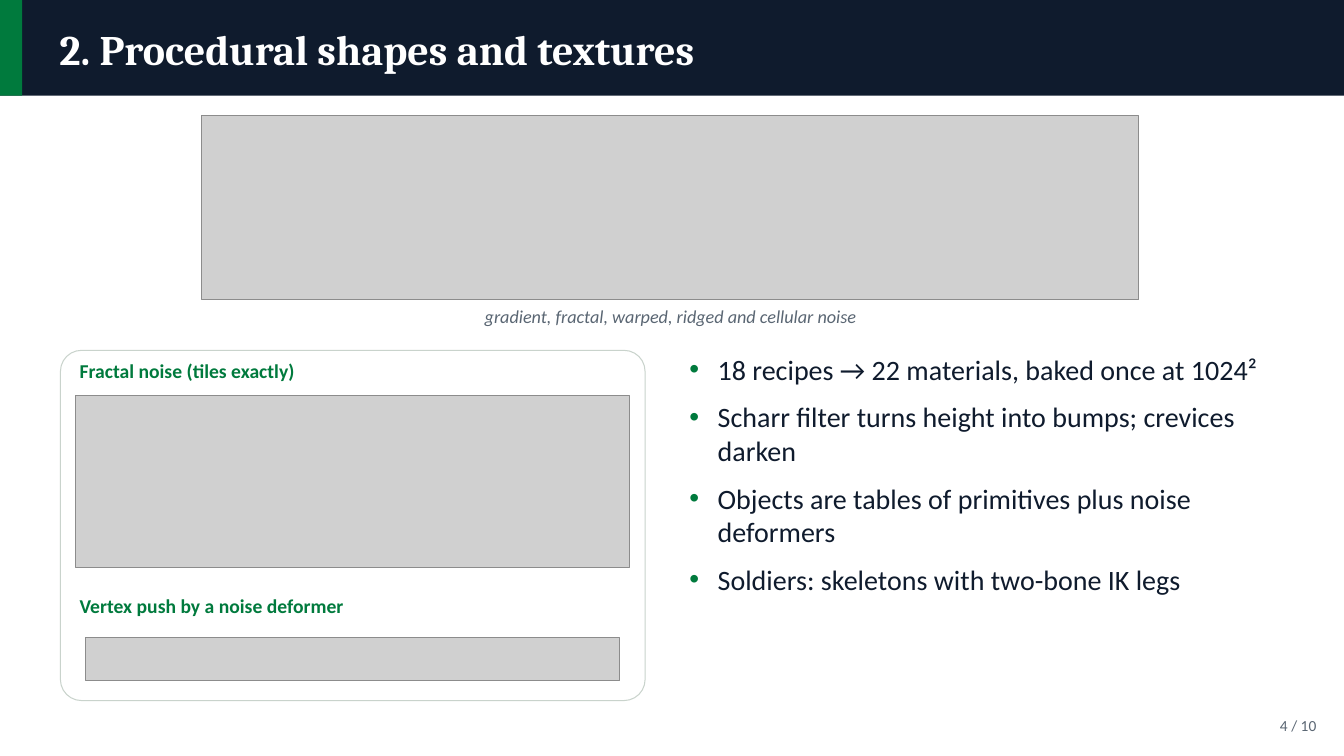
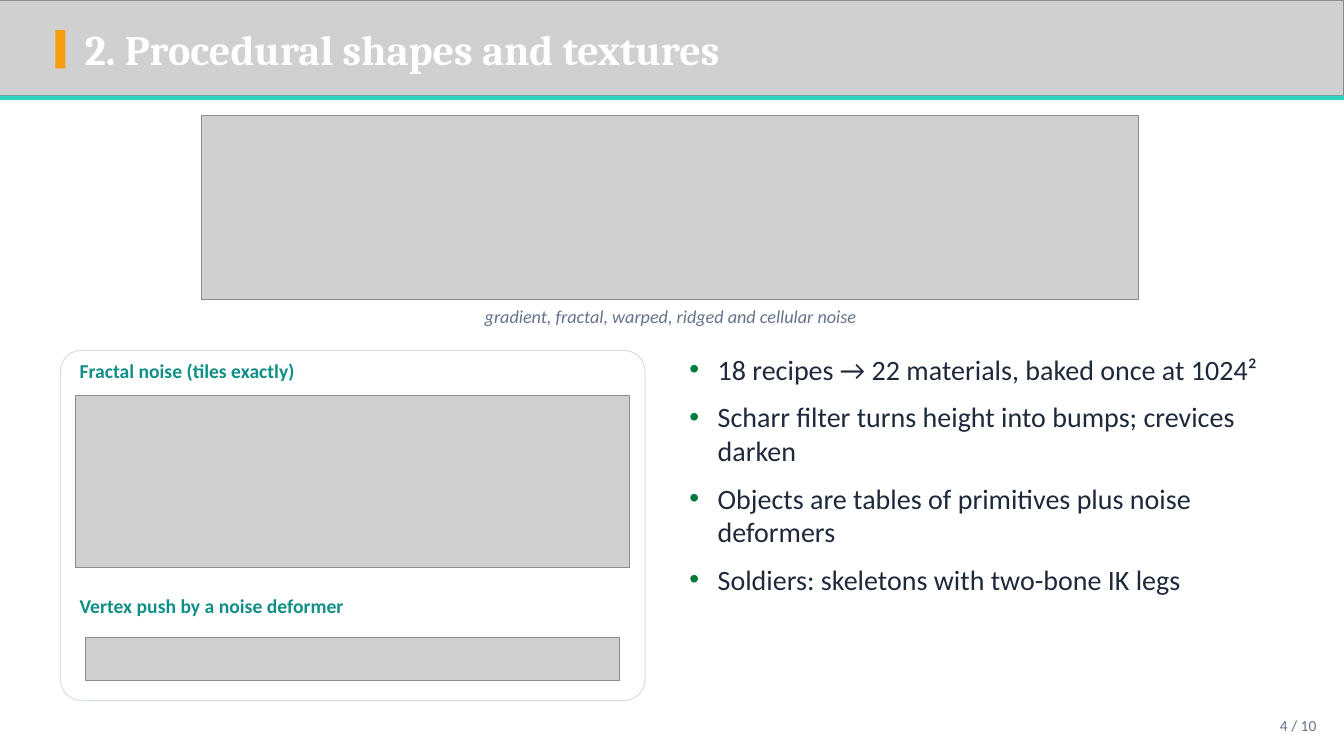
Before and after one commit to ShifatHasanGNS/Sentinel, a slide deck: slide 4 of Docs/Deliverables/Slides/Sentinel_Presentation.pptx. Drawn at 1344x756 pixels with LibreOffice and Linux fonts; fonts in the diff are those of the drawing; grey boxes stand for pictures; background and template pictures are left out. Boxes give left, top, right and bottom in pixels: in the first picture for what was removed or moved away, otherwise in the second. Text is boxed around its words. In the diff, an @@ line names an element or a change of style, - is before the commit and + after.

Commit message:
Slides: midnight-and-teal PPTX theme with procedurally generated backdrops

```diff
--- a/Docs/Deliverables/Slides/Sentinel_Presentation.pptx
+++ b/Docs/Deliverables/Slides/Sentinel_Presentation.pptx
@@ picture added at [0,0,1344,96] @@
@@ text "2. Procedural shapes and textures": place and size @@
-text "2. Procedural shapes and textures" at [59,35,694,74]
+text "2. Procedural shapes and textures" at [85,36,720,73]
@@ rectangle: place and size @@
-rectangle at [0,0,22,96]
+rectangle at [55,30,66,69]
@@ rectangle at [55,30,66,69]: fill #007A3D to #F59E0B @@
@@ rectangle: place and size @@
-rectangle at [0,0,1344,96]
+rectangle at [0,96,1344,100]
@@ rectangle at [0,96,1344,100]: fill #0F1B2D to #2DD4BF @@
@@ text "gradient, fractal, warped, ridged and ..." at [485,310,857,326]: text colour #5A6673 to #64748B @@
@@ rounded rectangle at [60,351,645,701]: outline #C9D3CC 0.75 pt to #D5DEE8 0.75 pt @@
@@ text "Fractal noise (tiles exactly)" at [80,363,294,381]: text colour #007A3D to #0F8F85 @@
@@ text "18 recipes → 22 materials, ..." at [718,358,1257,595]: text colour #0F1B2D to #1E293B @@
@@ text "Vertex push by a noise ..." at [80,599,344,616]: text colour #007A3D to #0F8F85 @@
@@ text "4 / 10" at [1280,721,1317,731]: text colour #5A6673 to #64748B @@
```
Also in this commit, not shown: 9 other slides changed, 6 other files.
